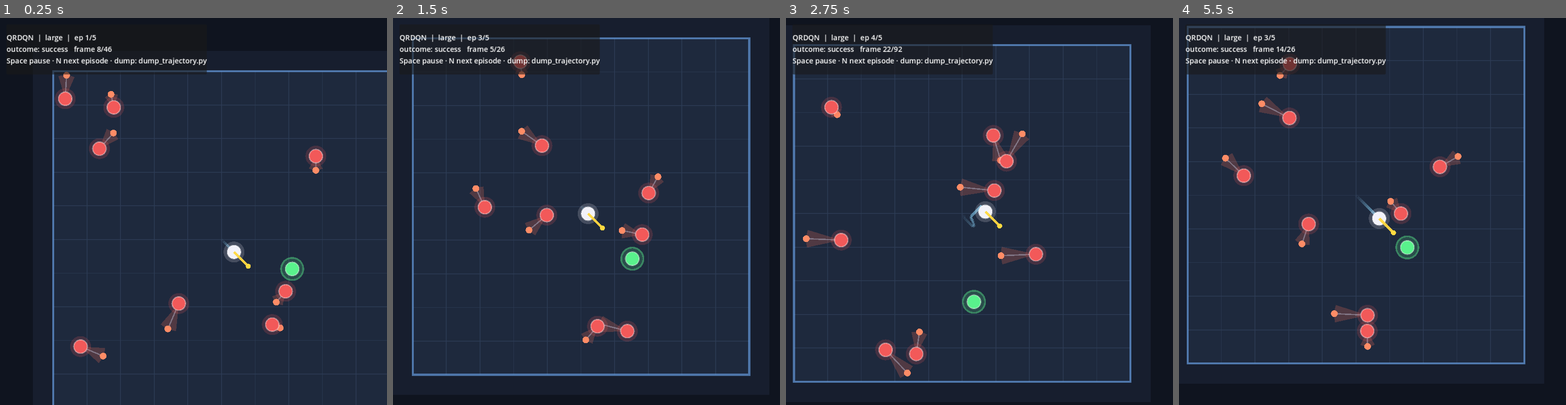
Above: before the commit, frames 1-4 (left to right).
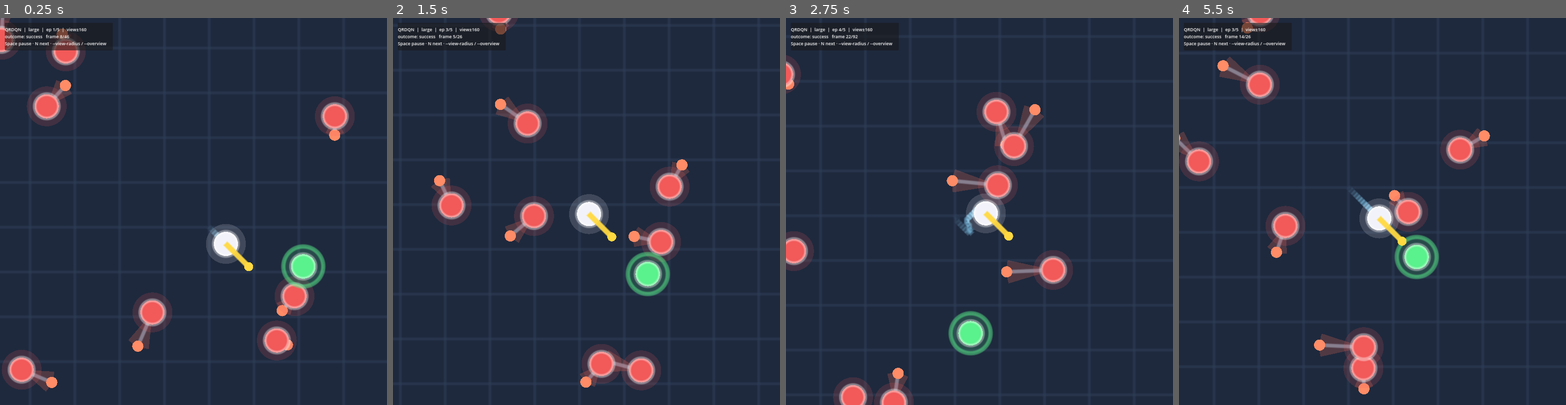
Above: after the commit, the same moments.

Repository: JackH11/collision_avoidance
Game: Godot game, scene res://scenes/main.tscn
Two runs of this game, one before a commit and one after it. Both use one fixed random seed, a clock stepped at 60 frames per second and the inputs below.
Inputs:
- Up to frame 1 (0.25 s): no input
- Up to frame 2 (1.5 s): hold N (next_episode) 0.53-1.28 s; tap N (next_episode) at 1.35 s
- Up to frame 3 (2.75 s): hold N (next_episode) from 2.03 s (still down)
- Up to frame 4 (5.5 s): release N (next_episode) at 2.78 s; tap N (next_episode) at 2.85, 4.35 s; hold N (next_episode) 3.53-4.28 s; hold N (next_episode) from 5.03 s (still down)

The runs differ from the first frame. In frame 1, 26% of the frame differs, in the area x 0-100%, y 0-100%; in frame 2, 22%; in frame 3, 24%; in frame 4, 26%.

Commit message:
Godot replay: sharper 1920 render + agent crop
Bump viewport 960→1920, default camera to agent-follow view_radius
(~150 world units) instead of fitting the whole arena, thicker AA
draw calls, and CRF 17 encode in make godot-movie. --overview keeps
the old full-map framing.

Co-authored-by: JackH11 <JackH11@users.noreply.github.com>

Diff:
--- a/godot_replay/project.godot
+++ b/godot_replay/project.godot
@@ -10,14 +10,19 @@
 config/icon="res://icon.svg"
 
 [display]
-window/size/viewport_width=960
-window/size/viewport_height=960
+; High-res square for crisp MovieWriter / talk clips (was 960).
+window/size/viewport_width=1920
+window/size/viewport_height=1920
 window/size/mode=0
 window/stretch/mode="canvas_items"
 window/stretch/aspect="keep"
+window/stretch/scale_mode="fractional"
 
 [rendering]
+; gl_compatibility: no Vulkan required on headless/CI (2D MSAA unsupported here).
+; Crispness comes from 1920² + tight --view-radius crop + CRF 17 encode.
 renderer/rendering_method="gl_compatibility"
+textures/canvas_textures/default_texture_filter=1
 environment/defaults/default_clear_color=Color(0.06, 0.08, 0.12, 1)
 
 [debug]
--- a/godot_replay/scenes/main.tscn
+++ b/godot_replay/scenes/main.tscn
@@ -7,18 +7,18 @@
 
 [node name="Camera2D" type="Camera2D" parent="."]
 position_smoothing_enabled = true
-position_smoothing_speed = 6.0
-zoom = Vector2(1.6, 1.6)
+position_smoothing_speed = 8.0
+zoom = Vector2(6, 6)
 
 [node name="HUD" type="CanvasLayer" parent="."]
 
 [node name="Panel" type="PanelContainer" parent="HUD"]
-offset_left = 16.0
-offset_top = 16.0
-offset_right = 420.0
-offset_bottom = 140.0
+offset_left = 24.0
+offset_top = 24.0
+offset_right = 560.0
+offset_bottom = 160.0
 
 [node name="Label" type="Label" parent="HUD/Panel"]
 layout_mode = 2
-theme_override_font_sizes/font_size = 18
+theme_override_font_sizes/font_size = 22
 text = "Loading trajectory…"
--- a/godot_replay/scripts/replay.gd
+++ b/godot_replay/scripts/replay.gd
@@ -6,9 +6,15 @@
 @export var playback_speed: float = 1.0
 @export var loop_episodes: bool = true
 @export var auto_advance_episodes: bool = true
-@export var trail_length: int = 48
+@export var trail_length: int = 64
 @export var show_predictions: bool = true
 @export var quit_when_done: bool = false
+## World units visible across the short viewport axis. Lower = tighter / crisper sprites.
+## Use a large value (or --overview) to fit the whole arena.
+@export var view_radius: float = 160.0
+@export var overview: bool = false
+## Extra visual scale on disks (sim radii unchanged).
+@export var sprite_scale: float = 1.35
 
 var _data: Dictionary = {}
 var _episodes: Array = []
@@ -22,12 +28,15 @@
 var _camera: Camera2D
 var _hud: Label
 var _done_quitting: bool = false
+var _viewport_size: float = 1920.0
 
 
 func _ready() -> void:
 	_camera = $Camera2D
 	_hud = $HUD/Panel/Label
-	# CLI override: godot -- --trajectory path.json --quit-when-done
+	var vp := get_viewport().get_visible_rect().size
+	_viewport_size = minf(vp.x, vp.y)
+	# CLI override: godot -- --trajectory path.json --quit-when-done --view-radius 140
 	var args := OS.get_cmdline_user_args()
 	var i := 0
 	while i < args.size():
@@ -40,6 +49,13 @@
 				if i + 1 < args.size():
 					playback_speed = float(args[i + 1])
 					i += 1
+			"--view-radius":
+				if i + 1 < args.size():
+					view_radius = float(args[i + 1])
+					overview = false
+					i += 1
+			"--overview":
+				overview = true
 			"--quit-when-done":
 				quit_when_done = true
 		i += 1
@@ -47,6 +63,7 @@
 		_hud.text = "Failed to load:\n%s" % trajectory_path
 		push_error(_hud.text)
 		return
+	_apply_camera_zoom()
 	_reset_episode(0)
 
 
@@ -73,12 +90,23 @@
 	var b: Dictionary = _meta.get("boundary", {})
 	_boundary = Vector2(float(b.get("width", 400)), float(b.get("height", 400)))
 	_fps = float(_meta.get("fps", 30))
-	# Fit camera so the arena fills most of the 960px viewport
-	var margin := 1.15
-	var zoom_fit: float = minf(960.0 / (_boundary.x * margin), 960.0 / (_boundary.y * margin))
+	return _episodes.size() > 0
+
+
+func _apply_camera_zoom() -> void:
+	var margin := 1.08
+	var zoom_fit: float
+	if overview:
+		zoom_fit = minf(
+			_viewport_size / (_boundary.x * margin),
+			_viewport_size / (_boundary.y * margin)
+		)
+	else:
+		# view_radius = half-width of visible world box → diameter = 2 * view_radius
+		var span: float = maxf(view_radius * 2.0, 32.0)
+		zoom_fit = _viewport_size / (span * margin)
 	_camera.zoom = Vector2(zoom_fit, zoom_fit)
 	_camera.position = _boundary * 0.5
-	return _episodes.size() > 0
 
 
 func _reset_episode(idx: int) -> void:
@@ -119,7 +147,10 @@
 	var fr: Dictionary = frames[fi]
 	var agent: Dictionary = fr.get("agent", {})
 	var pos := Vector2(float(agent.get("x", 0)), float(agent.get("y", 0)))
-	_camera.position = pos
+	if overview:
+		_camera.position = _boundary * 0.5
+	else:
+		_camera.position = pos
 	_push_trail(pos)
 	_update_hud()
 	queue_redraw()
@@ -146,12 +177,13 @@
 	var frames: Array = ep.get("frames", [])
 	var fi := clampi(int(_frame_idx), 0, max(frames.size() - 1, 0))
 	var pause_s := "  PAUSED" if _paused else ""
+	var cam_s := "overview" if overview else ("view±%.0f" % view_radius)
 	_hud.text = (
-		"%s  |  %s  |  ep %d/%d\n"
-		% [str(_meta.get("algo", "?")).to_upper(), str(_meta.get("scenario", "?")), _ep_idx + 1, _episodes.size()]
+		"%s  |  %s  |  ep %d/%d  |  %s\n"
+		% [str(_meta.get("algo", "?")).to_upper(), str(_meta.get("scenario", "?")), _ep_idx + 1, _episodes.size(), cam_s]
 		+ "outcome: %s   frame %d/%d%s\n"
 		% [str(ep.get("outcome", "?")), fi + 1, frames.size(), pause_s]
-		+ "Space pause · N next episode · dump: dump_trajectory.py"
+		+ "Space pause · N next · --view-radius / --overview"
 	)
 
 
@@ -160,18 +192,19 @@
 	var pad := 24.0
 	draw_rect(Rect2(Vector2(-pad, -pad), _boundary + Vector2(pad * 2, pad * 2)), Color(0.09, 0.12, 0.18))
 	draw_rect(Rect2(Vector2.ZERO, _boundary), Color(0.12, 0.16, 0.24))
-	# Grid
+	# Grid — thin hairlines that stay readable when zoomed in
 	var step := 40.0
-	var grid_c := Color(0.18, 0.24, 0.34, 0.7)
+	var grid_c := Color(0.18, 0.24, 0.34, 0.55)
+	var grid_w := 1.25
 	var x := 0.0
 	while x <= _boundary.x:
-		draw_line(Vector2(x, 0), Vector2(x, _boundary.y), grid_c, 1.0)
+		draw_line(Vector2(x, 0), Vector2(x, _boundary.y), grid_c, grid_w, true)
 		x += step
 	var y := 0.0
 	while y <= _boundary.y:
-		draw_line(Vector2(0, y), Vector2(_boundary.x, y), grid_c, 1.0)
+		draw_line(Vector2(0, y), Vector2(_boundary.x, y), grid_c, grid_w, true)
 		y += step
-	draw_rect(Rect2(Vector2.ZERO, _boundary), Color(0.45, 0.7, 1.0, 0.55), false, 2.5)
+	draw_rect(Rect2(Vector2.ZERO, _boundary), Color(0.45, 0.7, 1.0, 0.55), false, 3.0)
 
 	if _episodes.is_empty():
 		return
@@ -179,15 +212,21 @@
 	if frames.is_empty():
 		return
 	var fr: Dictionary = frames[clampi(int(_frame_idx), 0, frames.size() - 1)]
-	var agent_r := float(_meta.get("agent_radius", 8))
-	var obs_r := float(_meta.get("obstacle_radius", 8))
-	var goal_r := float(_meta.get("goal_radius", 6))
+	var agent_r := float(_meta.get("agent_radius", 8)) * sprite_scale
+	var obs_r := float(_meta.get("obstacle_radius", 8)) * sprite_scale
+	var goal_r := float(_meta.get("goal_radius", 6)) * sprite_scale
 
 	# Agent trail
 	if _agent_trail.size() >= 2:
 		for i in range(1, _agent_trail.size()):
 			var a := float(i) / float(_agent_trail.size())
-			draw_line(_agent_trail[i - 1], _agent_trail[i], Color(0.55, 0.85, 1.0, a * 0.85), 3.0)
+			draw_line(
+				_agent_trail[i - 1],
+				_agent_trail[i],
+				Color(0.55, 0.85, 1.0, a * 0.9),
+				3.5,
+				true
+			)
 
 	# Predictions / uncertainty wedges
 	if show_predictions:
@@ -201,8 +240,8 @@
 			var noisy := bool(o.get("noise", false))
 			var cone_c := Color(1.0, 0.45, 0.35, 0.22) if noisy else Color(0.35, 0.85, 0.55, 0.22)
 			_draw_uncertainty_cone(from, to, float(p.get("std_x", 1)) + float(p.get("std_y", 1)), cone_c)
-			draw_line(from, to, Color(0.85, 0.9, 1.0, 0.35), 1.5)
-			draw_circle(to, 4.0, Color(1.0, 0.55, 0.4) if noisy else Color(0.4, 0.95, 0.6))
+			draw_line(from, to, Color(0.85, 0.9, 1.0, 0.4), 2.0, true)
+			draw_circle(to, 5.0, Color(1.0, 0.55, 0.4) if noisy else Color(0.4, 0.95, 0.6))
 
 	# Obstacles
 	for o in fr.get("obstacles", []):
@@ -216,7 +255,7 @@
 	var goal: Dictionary = fr.get("goal", {})
 	var gpos := Vector2(float(goal.get("x", 0)), float(goal.get("y", 0)))
 	_draw_soft_disk(gpos, goal_r * 1.35, Color(0.35, 0.95, 0.55))
-	draw_arc(gpos, goal_r * 2.2, 0, TAU, 48, Color(0.35, 0.95, 0.55, 0.45), 2.0)
+	draw_arc(gpos, goal_r * 2.2, 0, TAU, 96, Color(0.35, 0.95, 0.55, 0.5), 2.5, true)
 
 	# Agent
 	var agent: Dictionary = fr.get("agent", {})
@@ -225,15 +264,15 @@
 	# Action wedge
 	var action := int(agent.get("action", 0))
 	var ang := deg_to_rad(float(action * 45))
-	var tip := apos + Vector2(cos(ang), sin(ang)) * (agent_r + 16.0)
-	draw_line(apos, tip, Color(1.0, 0.85, 0.25, 0.95), 3.0)
-	draw_circle(tip, 3.0, Color(1.0, 0.85, 0.25))
+	var tip := apos + Vector2(cos(ang), sin(ang)) * (agent_r + 18.0)
+	draw_line(apos, tip, Color(1.0, 0.85, 0.25, 0.95), 3.5, true)
+	draw_circle(tip, 4.0, Color(1.0, 0.85, 0.25))
 
 
 func _draw_soft_disk(pos: Vector2, radius: float, color: Color) -> void:
-	draw_circle(pos, radius * 1.55, Color(color.r, color.g, color.b, 0.18))
+	draw_circle(pos, radius * 1.65, Color(color.r, color.g, color.b, 0.16))
 	draw_circle(pos, radius, color)
-	draw_arc(pos, radius, 0, TAU, 40, Color(1, 1, 1, 0.35), 1.5)
+	draw_arc(pos, radius, 0, TAU, 96, Color(1, 1, 1, 0.4), 2.0, true)
 
 
 func _draw_uncertainty_cone(from: Vector2, to: Vector2, variance: float, color: Color) -> void:
@@ -246,7 +285,7 @@
 	var spread: float = (PI * 0.5) / denom
 	var points: PackedVector2Array = PackedVector2Array()
 	points.append(from)
-	var steps: int = 16
+	var steps: int = 32
 	for s in range(steps + 1):
 		var t: float = float(s) / float(steps)
 		var a: float = angle - spread + (2.0 * spread * t)
Not shown, changed: Makefile
Not shown, changed: README.md
Not shown, changed: godot_replay/README.md
